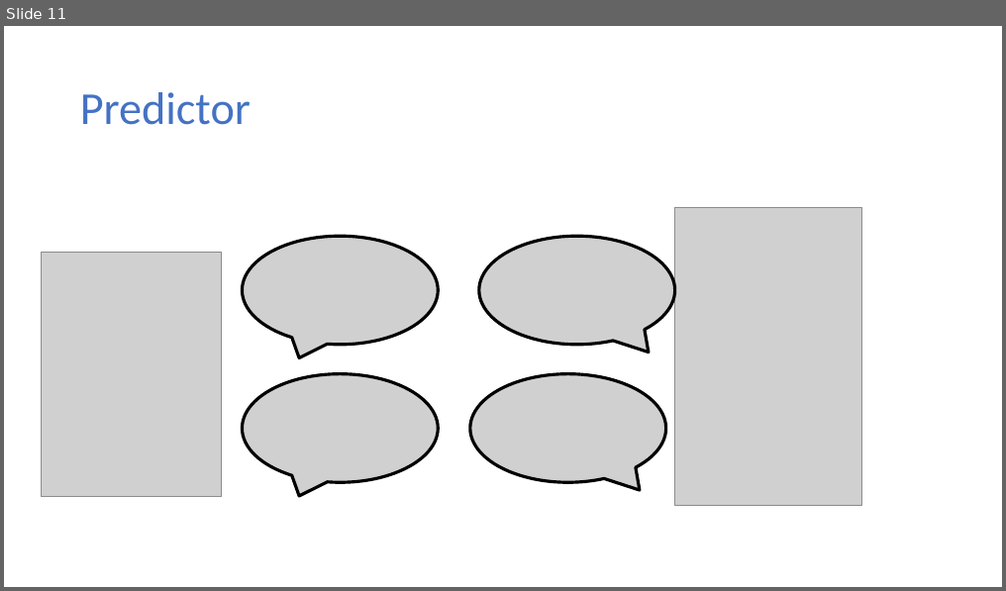
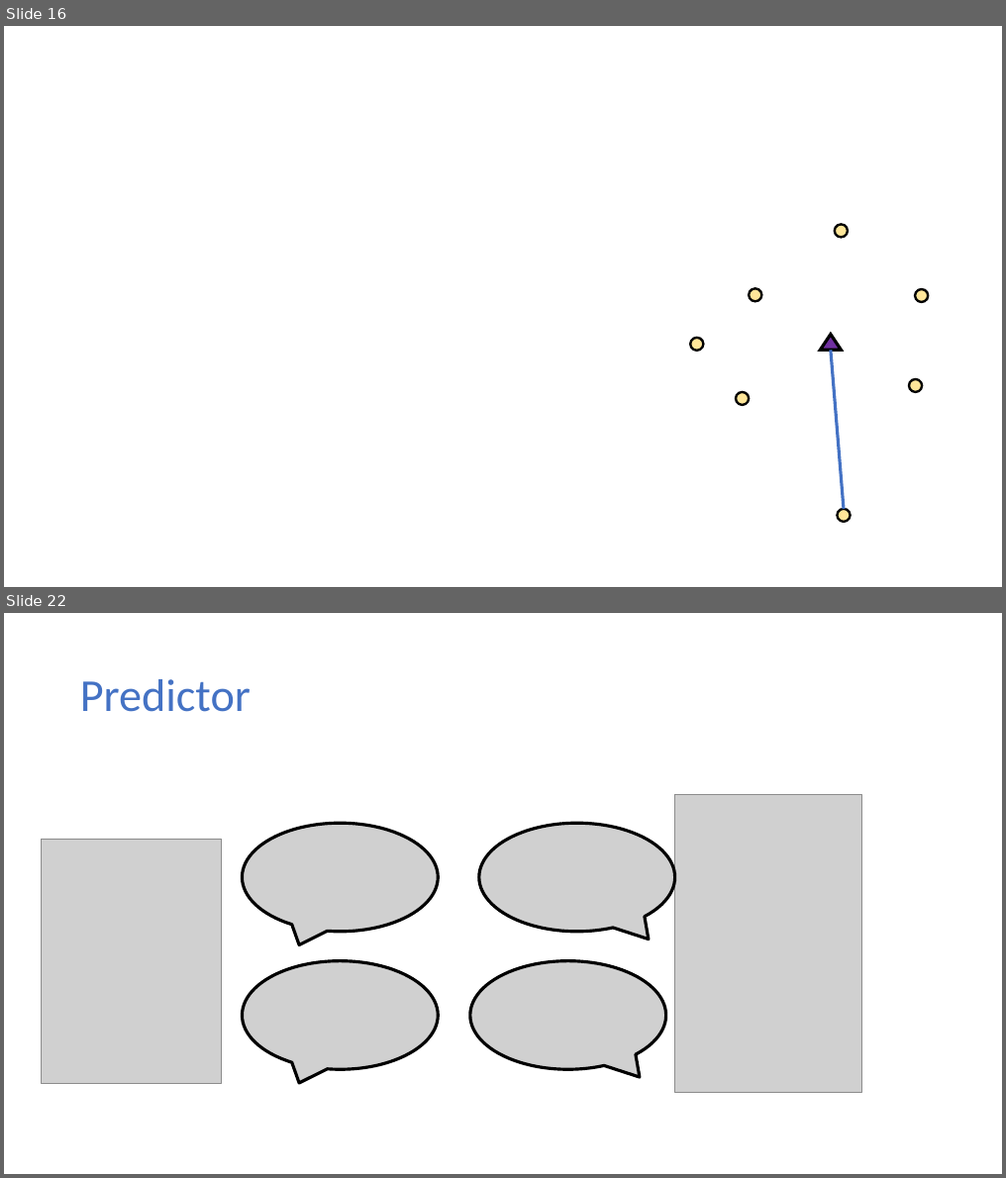
Before and after one commit to samsonzhou/samsonzhou.github.io, a slide deck: other-talks/Learning Augmented Algorithms for k-Means Clustering.pptx. Shown one above the other, each under a label of ours: slide 11 before the commit, slides 16 and 22 after it; the slides between them are not shown. The pictures are 1006x591 and 1006x1178 pixels, drawn with LibreOffice and Linux fonts; fonts in the diff are those of the drawing; grey boxes stand for pictures. Boxes give left, top, right and bottom in pixels: in the first picture for what was removed or moved away, otherwise in the second. Text is boxed around its words. In the diff, an @@ line names an element or a change of style, - is before the commit and + after.

```diff
--- a/other-talks/Learning Augmented Algorithms for k-Means Clustering.pptx
+++ b/other-talks/Learning Augmented Algorithms for k-Means Clustering.pptx
@@ slide 16 added at [4, 26, 1002, 587], background #FFFFFF @@
@@ ellipse added at [835, 224, 847, 237], fill #FFE699, outline #000000 2.25 pt @@
@@ ellipse added at [748, 288, 761, 301], fill #FFE699, outline #000000 2.25 pt @@
@@ ellipse added at [915, 289, 928, 302], fill #FFE699, outline #000000 2.25 pt @@
@@ ellipse added at [690, 338, 703, 351], fill #FFE699, outline #000000 2.25 pt @@
@@ triangle added at [820, 335, 841, 350], fill #7030A0, outline #000000 3 pt @@
@@ line added from (831, 350) to (844, 509), #4472C4 3 pt @@
@@ ellipse added at [909, 379, 922, 392], fill #FFE699, outline #000000 2.25 pt @@
@@ ellipse added at [737, 392, 748, 405], fill #FFE699, outline #000000 2.25 pt @@
@@ ellipse added at [838, 509, 849, 522], fill #FFE699, outline #000000 2.25 pt @@
@@ what was slide 11 is now slide 22 @@
```
Also in this commit, not shown: 4 slides changed, 11 other slides added, 1 slide removed, 2 other files.
